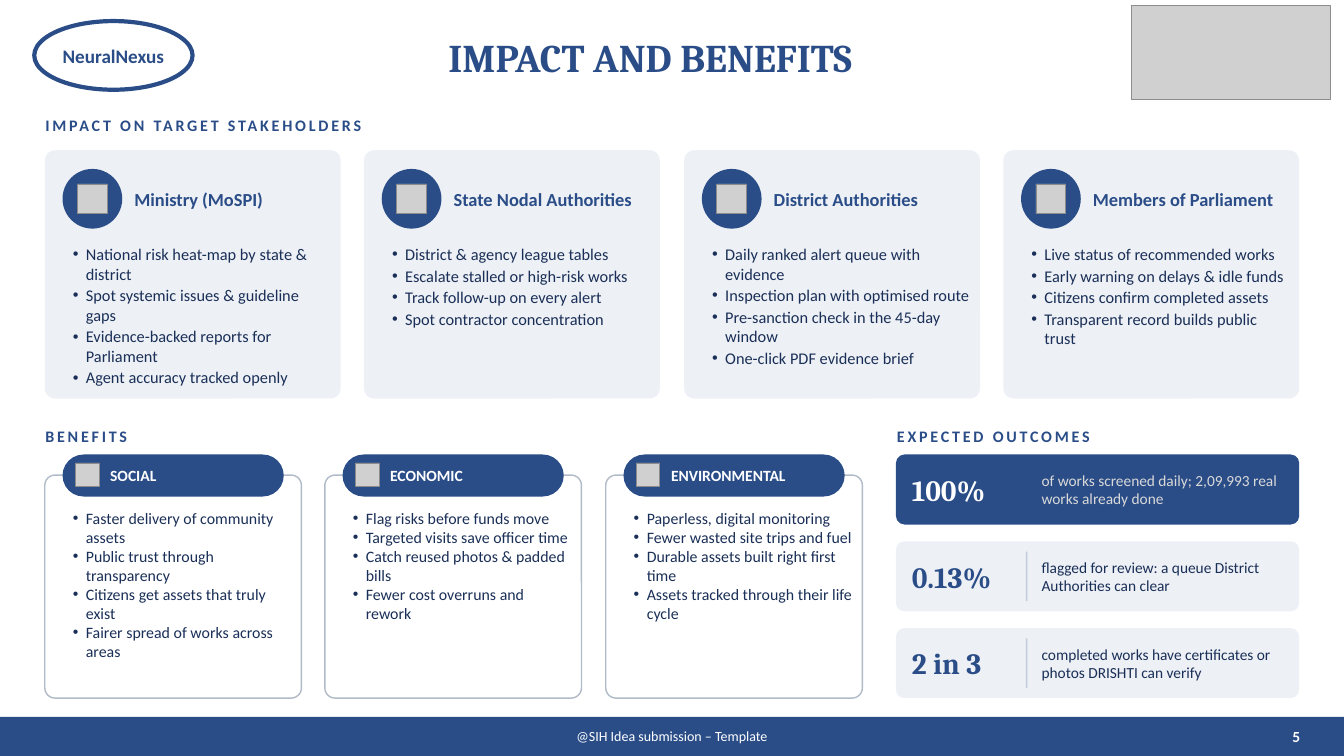
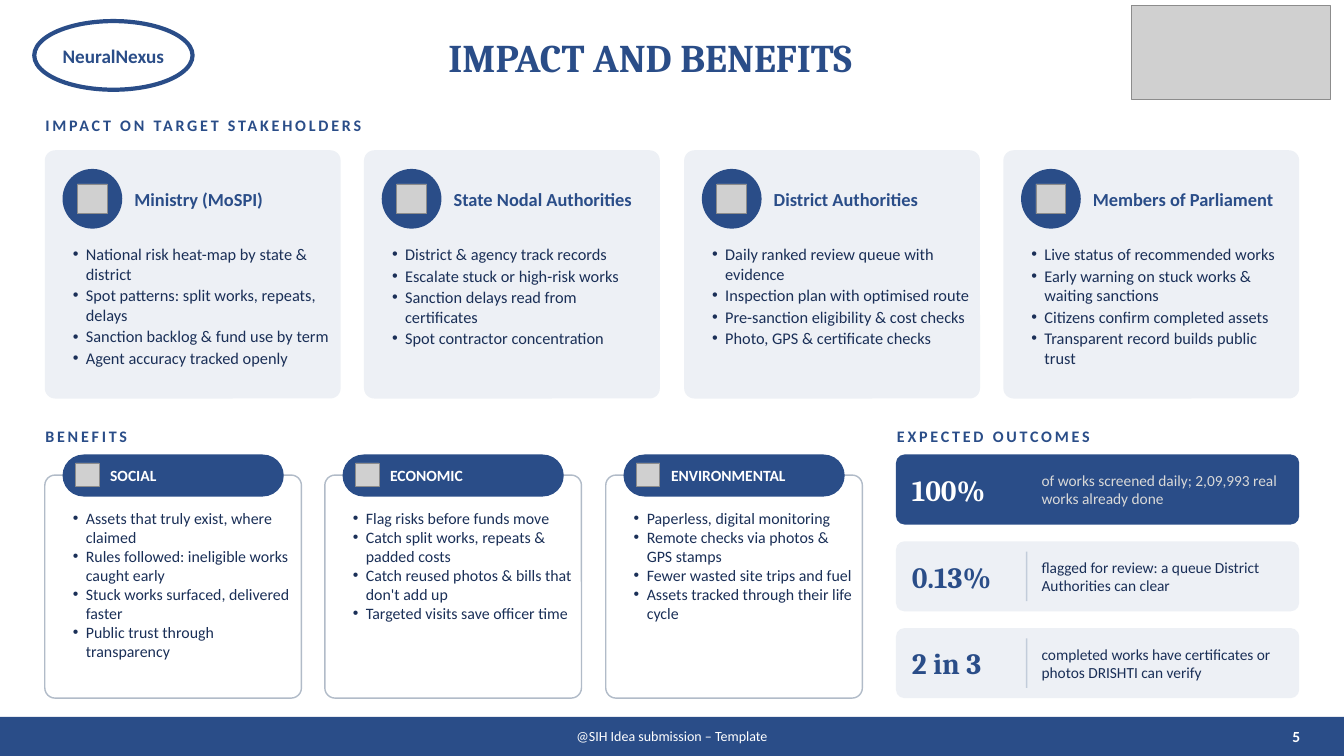
Before and after one commit to AdityaMore776/NidhiNetra, a slide deck: slide 5 of docs/deck/DRISHTI_SIH26102_v2.pptx. Drawn at 1344x756 pixels with LibreOffice and Linux fonts; fonts in the diff are those of the drawing; grey boxes stand for pictures. Boxes give left, top, right and bottom in pixels: in the first picture for what was removed or moved away, otherwise in the second. Text is boxed around its words. In the diff, an @@ line names an element or a change of style, - is before the commit and + after.

```diff
--- a/docs/deck/DRISHTI_SIH26102_v2.pptx
+++ b/docs/deck/DRISHTI_SIH26102_v2.pptx
@@ text at [405, 248, 618, 323]: text changed @@
-• District & agency league tables
-• Escalate stalled or high-risk works
-• Track follow-up on every alert
+• District & agency track records
+• Escalate stuck or high-risk works
+• Sanction delays read from certificates
@@ text at [725, 248, 933, 280]: text changed @@
-• Daily ranked alert queue with evidence
+• Daily ranked review queue with evidence
@@ text at [86, 289, 329, 345]: text changed @@
-• Spot systemic issues & guideline gaps
-• Evidence-backed reports for Parliament
+• Spot patterns: split works, repeats, delays
+• Sanction backlog & fund use by term
@@ text at [1044, 270, 1236, 304]: text changed @@
-• Early warning on delays & idle funds
+• Early warning on stuck works & waiting sanctions
@@ text at [725, 311, 965, 346]: text changed @@
-• Pre-sanction check in the 45-day window
-• One-click PDF evidence brief
+• Pre-sanction eligibility & cost checks
+• Photo, GPS & certificate checks
@@ text at [86, 513, 289, 619]: text changed @@
-• Faster delivery of community assets
+• Assets that truly exist, where claimed
+• Rules followed: ineligible works caught early
+• Stuck works surfaced, delivered faster
@@ text at [366, 532, 571, 603]: paragraphs added @@
+• Catch split works, repeats & padded costs
+• Catch reused photos & bills that don't add up
@@ text at [647, 532, 814, 565]: paragraph added @@
+• Remote checks via photos & GPS stamps
@@ text at [366, 551, 565, 619]: paragraphs removed @@
-• Catch reused photos & padded bills
-• Fewer cost overruns and rework
@@ text at [647, 551, 836, 581]: paragraph removed @@
-• Durable assets built right first time
@@ text at [86, 589, 273, 657]: paragraphs removed @@
-• Citizens get assets that truly exist
-• Fairer spread of works across areas
```
Also in this commit, not shown: 2 other slides changed, 2 other files.
